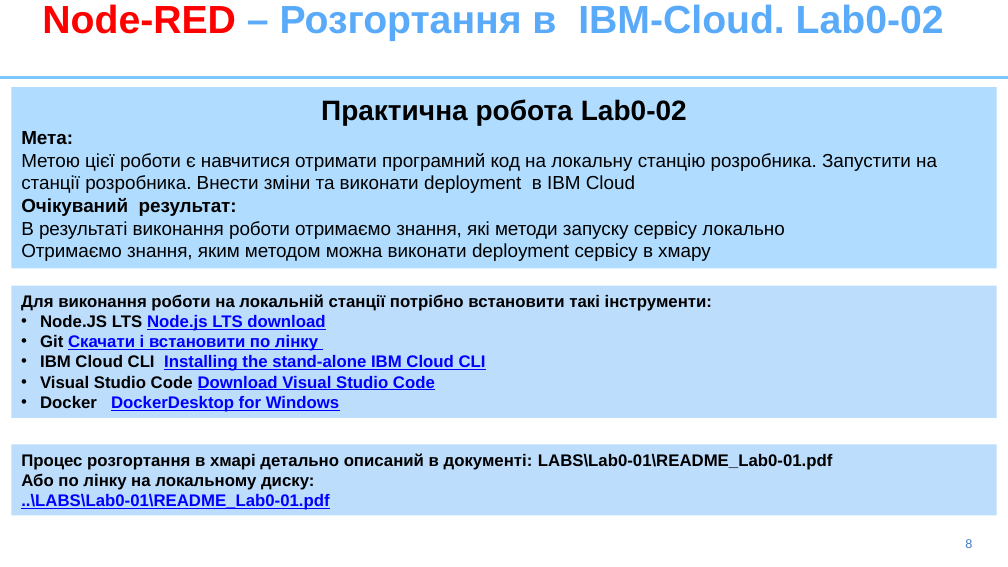
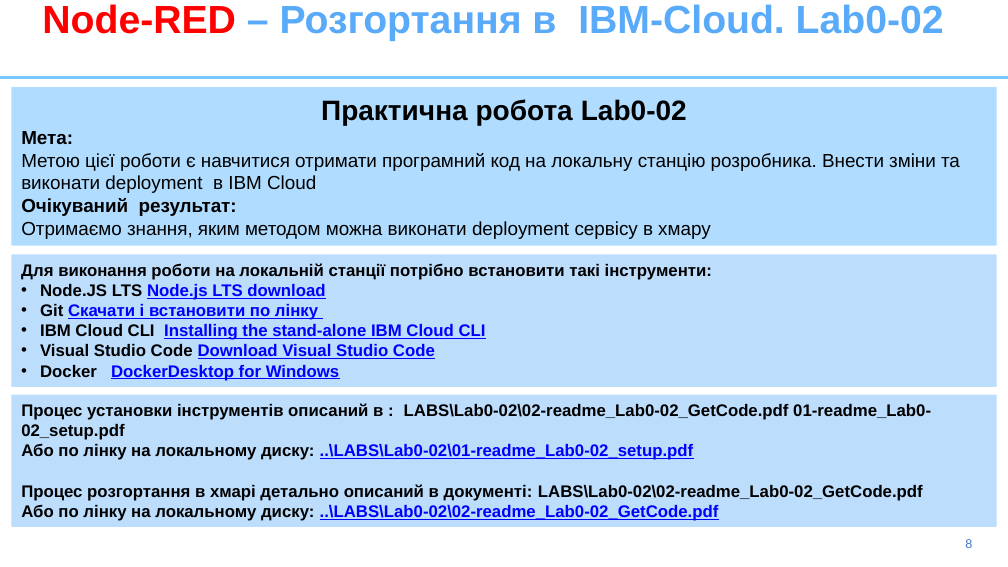
Before and after one commit to pavlo-shcherbukha/IBM-Node-Red-APP2020, a slide deck: slide 8 of presentation/2-Node-Red-template2020-install.pptx. Drawn at 1008x567 pixels with LibreOffice and Linux fonts; fonts in the diff are those of the drawing. Boxes give left, top, right and bottom in pixels: in the first picture for what was removed or moved away, otherwise in the second. Text is boxed around its words. In the diff, an @@ line names an element or a change of style, - is before the commit and + after.

```diff
--- a/presentation/2-Node-Red-template2020-install.pptx
+++ b/presentation/2-Node-Red-template2020-install.pptx
@@ rectangle "Практична робота Lab0-02": place and size @@
-rectangle "Практична робота Lab0-02" at box(11, 87, 996, 268)
+rectangle "Практична робота Lab0-02" at box(11, 87, 996, 245)
@@ text in rectangle at box(21, 153, 960, 193): text changed @@
-Метою цієї роботи є навчитися отримати програмний код на локальну станцію розробника. Запустити на станції розробника. Внести зміни та виконати deployment в IBM Cloud
+Метою цієї роботи є навчитися отримати програмний код на локальну станцію розробника. Внести зміни та виконати deployment в IBM Cloud
@@ text in rectangle at box(21, 221, 710, 239): text changed @@
-В результаті виконання роботи отримаємо знання, які методи запуску сервісу локально
-Отримаємо знання, яким методом можна виконати deployment сервісу в хмару
+Oтримаємо знання, яким методом можна виконати deployment сервісу в хмару
@@ rectangle "Для виконання роботи на локальній ...": place and size @@
-rectangle "Для виконання роботи на локальній ..." at box(11, 285, 996, 417)
+rectangle "Для виконання роботи на локальній ..." at box(11, 255, 996, 387)
@@ rectangle "Процес установки інструментів описаний в ...": place and size @@
-rectangle "Процес установки інструментів описаний в ..." at box(11, 445, 996, 516)
+rectangle "Процес установки інструментів описаний в ..." at box(11, 395, 996, 527)
@@ text in rectangle at box(21, 403, 931, 521): text changed @@
-Процес розгортання в хмарі детально описаний в документі: LABS\Lab0-01\README_Lab0-01.pdf
-Або по лінку на локальному диску:
-..\LABS\Lab0-01\README_Lab0-01.pdf
+Процес установки інструментів описаний в : LABS\Lab0-02\02-readme_Lab0-02_GetCode.pdf 01-readme_Lab0-02_setup.pdf
+Або по лінку на локальному диску: ..\LABS\Lab0-02\01-readme_Lab0-02_setup.pdf
+Процес розгортання в хмарі детально описаний в документі: LABS\Lab0-02\02-readme_Lab0-02_GetCode.pdf
+Або по лінку на локальному диску: ..\LABS\Lab0-02\02-readme_Lab0-02_GetCode.pdf
```
Also in this commit, not shown: 1 other file.
